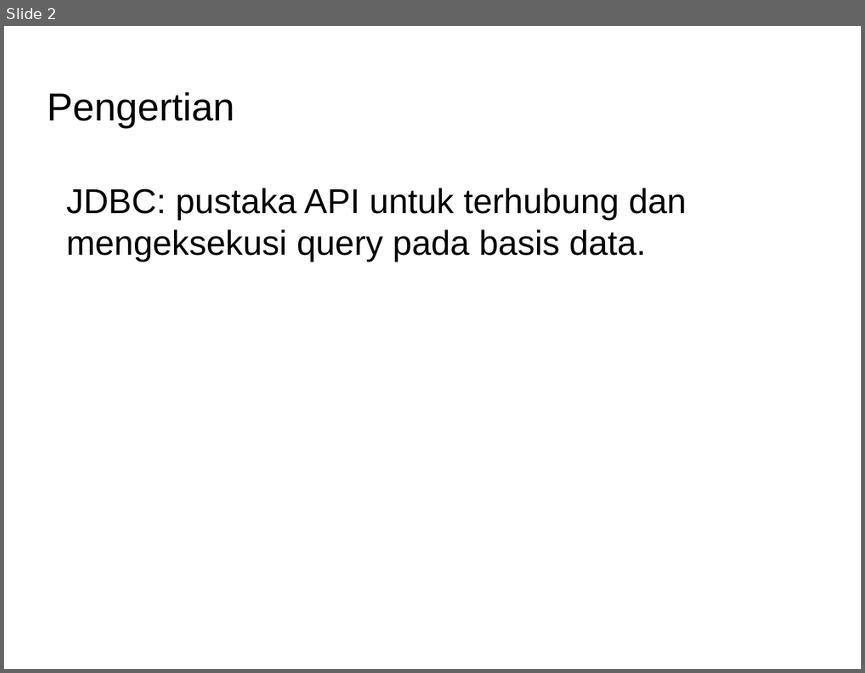
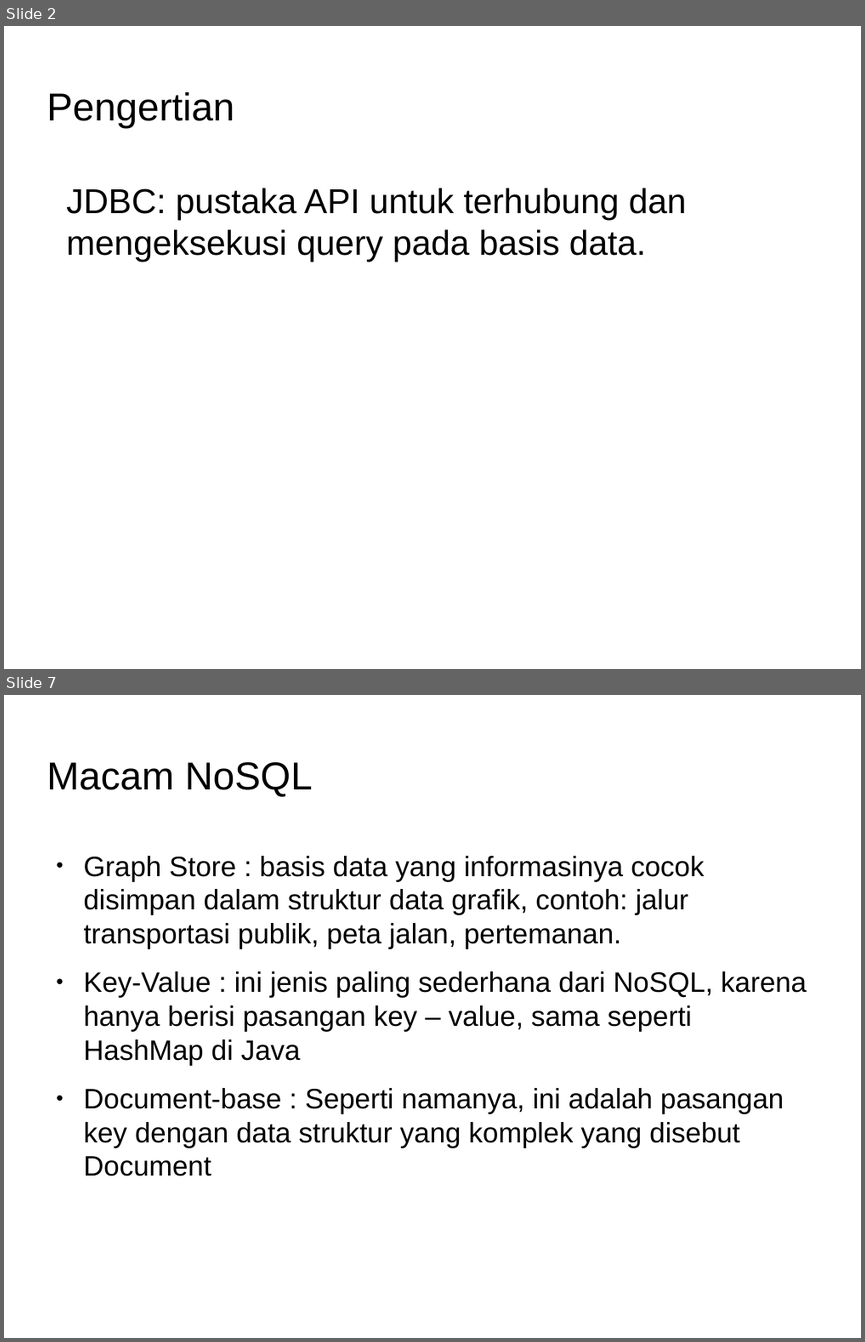
Before and after one commit to Dickyfathur7/pemrograman-komputer-2, a slide deck: 06-db-and-nosql-BELUM-SELESAI/slide-db-and-nosql.odp. Shown one above the other, each under a label of ours: slide 2 before the commit, slides 2 and 7 after it; the slides between them are not shown. The pictures are 865x673 and 865x1342 pixels, drawn with LibreOffice and Linux fonts; fonts in the diff are those of the drawing; background and template pictures are left out. Boxes give left, top, right and bottom in pixels: in the first picture for what was removed or moved away, otherwise in the second. Text is boxed around its words. In the diff, an @@ line names an element or a change of style, - is before the commit and + after.

```diff
--- a/06-db-and-nosql-BELUM-SELESAI/slide-db-and-nosql.odp
+++ b/06-db-and-nosql-BELUM-SELESAI/slide-db-and-nosql.odp
@@ slide 7 added at (4,695,861,1338), background picture (left out) @@
@@ title added at (46,762,313,797), 36 pt, text #000000 @@
+Macam NoSQL
@@ text added at (84,856,806,1176), 26 pt, text #000000 @@
+● Graph Store : basis data yang informasinya cocok disimpan dalam struktur data grafik, contoh: jalur transportasi publik, peta jalan, pertemanan.
+● Key-Value : ini jenis paling sederhana dari NoSQL, karena hanya berisi pasangan key – value, sama seperti HashMap di Java
+● Document-base : Seperti namanya, ini adalah pasangan key dengan data struktur yang komplek yang disebut Document
```
Also in this commit, not shown: 1 slide changed, 3 other slides added, 1 slide removed.
